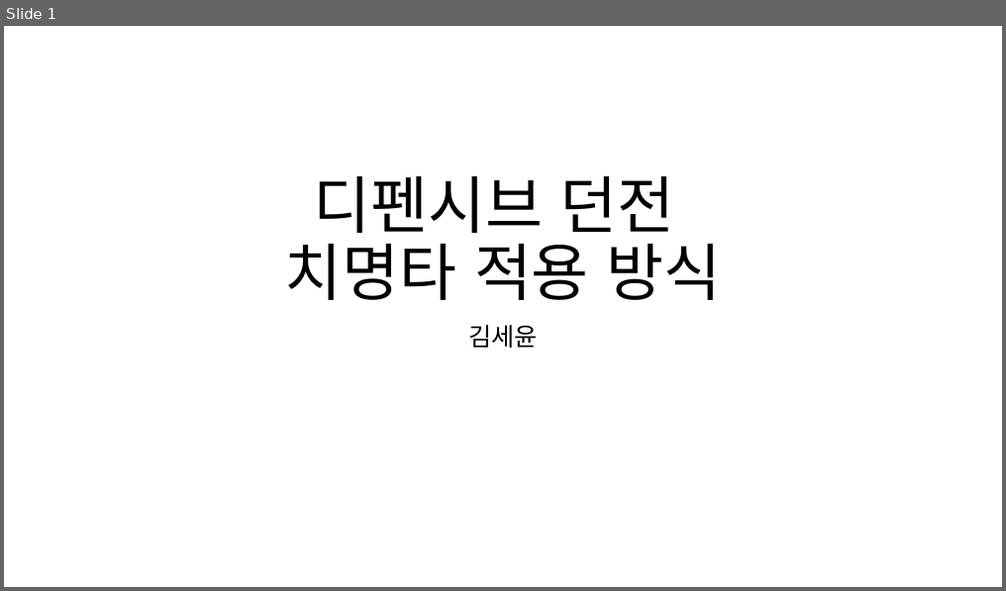
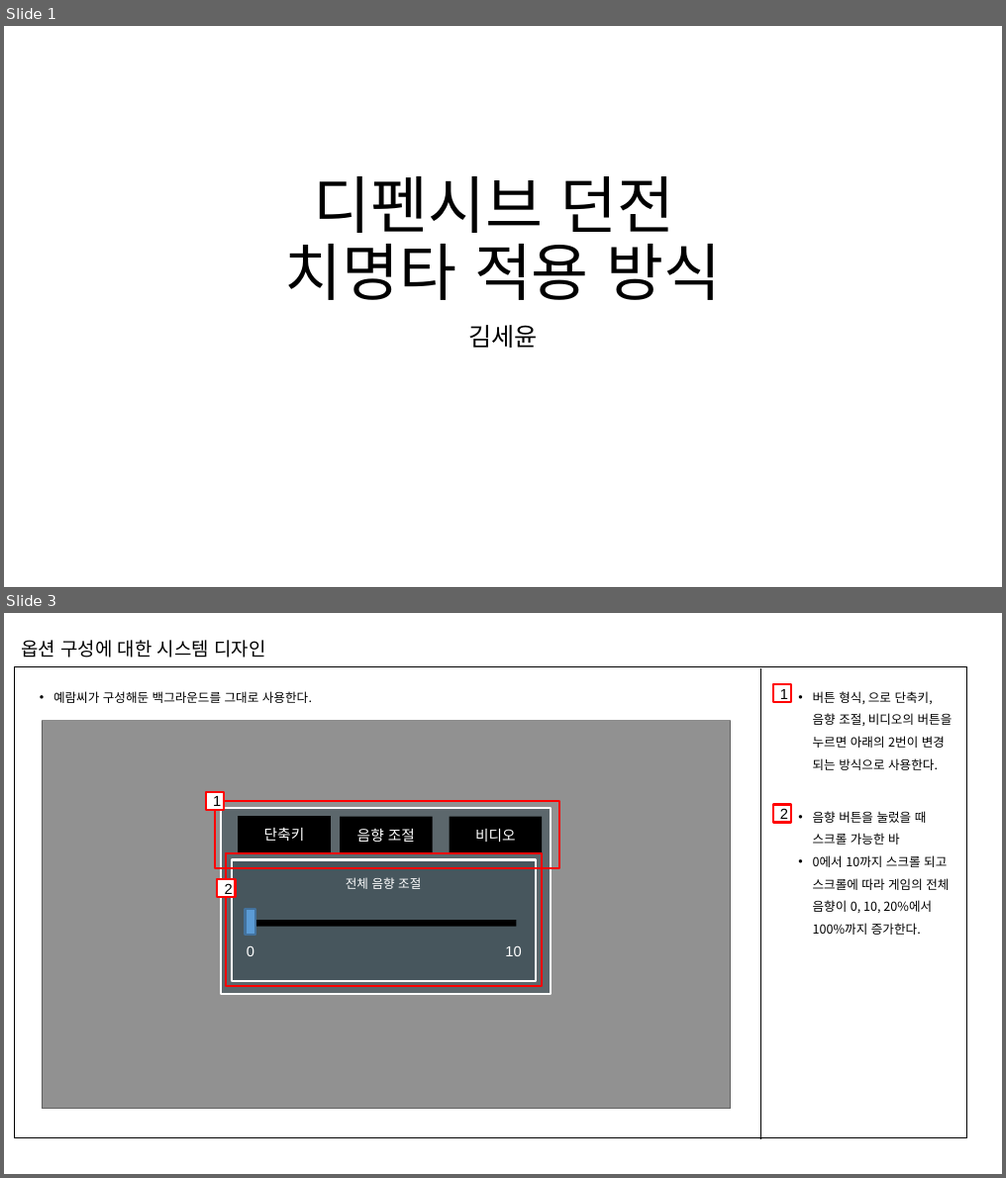
Before and after one commit to kimmk1533/DefensiveDungeon, a slide deck: Documents/이전 작업 내용/[김세윤]옵션_적용방식_1125.pptx. Shown one above the other, each under a label of ours: slide 1 before the commit, slides 1 and 3 after it; the slides between them are not shown. The pictures are 1006x591 and 1006x1178 pixels, drawn with LibreOffice and Linux fonts; fonts in the diff are those of the drawing; grey boxes stand for pictures. Boxes give left, top, right and bottom in pixels: in the first picture for what was removed or moved away, otherwise in the second. Text is boxed around its words. In the diff, an @@ line names an element or a change of style, - is before the commit and + after.

Commit message:
문서 업데이트
타겟 처리 방식 그리고 옵션 적용방식

```diff
--- a/Documents/이전 작업 내용/[김세윤]옵션_적용방식_1125.pptx
+++ b/Documents/이전 작업 내용/[김세윤]옵션_적용방식_1125.pptx
@@ slide 3 added at bbox=[4, 613, 1002, 1174], background #FFFFFF @@
@@ text added at bbox=[21, 640, 265, 658], 18 pt, text #000000 @@
+옵션 구성에 대한 시스템 디자인
@@ rectangle added at bbox=[15, 666, 967, 1138], outline #000000 1 pt @@
@@ line added from (761, 668) to (761, 1140), #000000 0.75 pt @@
@@ text added at bbox=[54, 691, 312, 703], 12 pt, text #000000 @@
+• 예람씨가 구성해둔 백그라운드를 그대로 사용한다.
@@ rectangle added at bbox=[773, 685, 791, 703], fill #FFFFFF, outline #FF0000 2 pt, 14 pt, text #000000 @@
+1
@@ text added at bbox=[813, 691, 952, 770], 12 pt, text #000000 @@
+• 버튼 형식, 으로 단축키, 음향 조절, 비디오의 버튼을 누르면 아래의 2번이 변경 되는 방식으로 사용한다.
@@ picture added at bbox=[42, 720, 731, 1109] @@
@@ rectangle added at bbox=[42, 721, 731, 1109], fill #000000 at 30% opacity @@
@@ rectangle added at bbox=[205, 792, 224, 811], fill #FFFFFF, outline #FF0000 2 pt, 14 pt, text #000000 @@
+1
@@ rectangle added at bbox=[215, 801, 559, 867], outline #FF0000 2 pt @@
@@ rectangle added at bbox=[221, 808, 550, 995], fill #394B54 at 60% opacity, outline #FFFFFF 2 pt @@
@@ rectangle added at bbox=[238, 816, 331, 854], fill #000000, 14 pt, text #FFFFFF @@
+단축키
@@ rectangle added at bbox=[341, 817, 433, 854], fill #000000, 14 pt, text #FFFFFF @@
+음향 조절
@@ rectangle added at bbox=[450, 817, 543, 854], fill #000000, 14 pt, text #FFFFFF @@
+비디오
@@ rectangle added at bbox=[773, 805, 791, 823], fill #FFFFFF, outline #FF0000 2 pt, 14 pt, text #000000 @@
+2
@@ text added at bbox=[813, 811, 948, 935], 12 pt, text #000000 @@
+• 음향 버튼을 눌렀을 때 스크롤 가능한 바
+• 0에서 10까지 스크롤 되고 스크롤에 따라 게임의 전체 음향이 0, 10, 20%에서 100%까지 증가한다.
@@ rectangle added at bbox=[218, 879, 236, 897], fill #FFFFFF, outline #FF0000 2 pt, 14 pt, text #000000 @@
+2
@@ rectangle added at bbox=[226, 854, 542, 986], outline #FF0000 2 pt @@
@@ rectangle added at bbox=[232, 861, 536, 981], fill #394B54 at 60% opacity, outline #FFFFFF 2 pt @@
@@ text added at bbox=[346, 877, 421, 889], 12 pt, text #FFFFFF @@
+전체 음향 조절
@@ rectangle added at bbox=[245, 909, 255, 935], fill #5B9BD5, outline #43739E 2 pt @@
@@ rectangle added at bbox=[251, 920, 516, 927], fill #000000 @@
@@ text added at bbox=[247, 946, 254, 957], 14 pt, text #FFFFFF @@
+0
@@ text added at bbox=[505, 946, 521, 957], 14 pt, text #FFFFFF @@
+10
```
Also in this commit, not shown: 2 other slides added, 1 slide removed, 1 other file.
